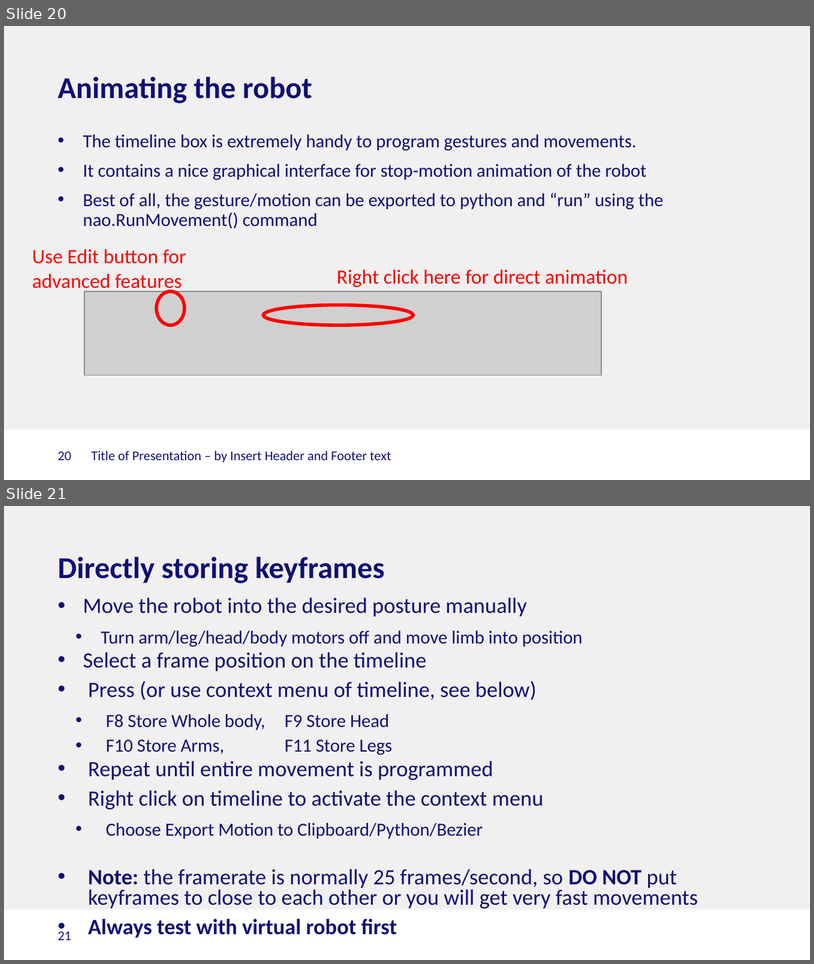
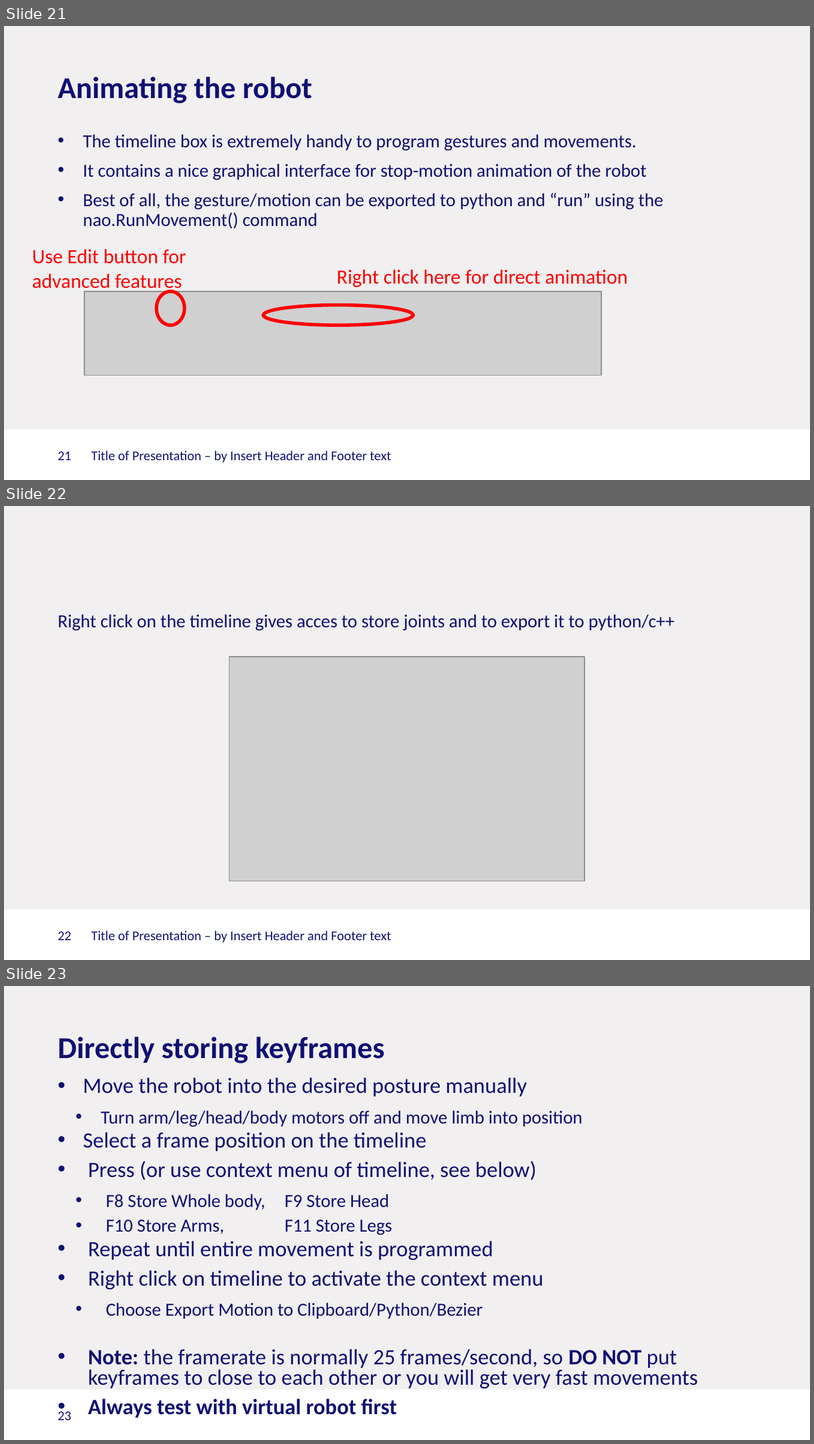
Before and after one commit to Rctue/nao-lib, a slide deck: Nao and Pepper.pptx. Shown one above the other, each under a label of ours: slides 20 and 21 before the commit, slides 21, 22 and 23 after it. The pictures are 814x964 and 814x1444 pixels, drawn with LibreOffice and Linux fonts; fonts in the diff are those of the drawing; grey boxes stand for pictures; background and template pictures are left out. Boxes give left, top, right and bottom in pixels: in the first picture for what was removed or moved away, otherwise in the second. Text is boxed around its words. In the diff, an @@ line names an element or a change of style, - is before the commit and + after.

```diff
--- a/Nao and Pepper.pptx
+++ b/Nao and Pepper.pptx
@@ slide 22 added at box(4, 506, 810, 960), background #F1EFEF; not listed: 1 template element that a slide beside it also shows @@
@@ text added at box(58, 614, 675, 631), 16.5 pt, text #101073 @@
+Right click on the timeline gives acces to store joints and to export it to python/c++
@@ picture added at box(229, 657, 585, 881) @@
@@ page number added at box(58, 931, 72, 940), 12 pt, text #101073 @@
+22
@@ text added at box(91, 930, 391, 942), 12 pt, text #101073 @@
+Title of Presentation – by Insert Header and Footer text
@@ what was slide 20 is now slide 21 @@
@@ page number at box(58, 451, 72, 460): text changed @@
-20
+21
@@ what was slide 21 is now slide 23 @@
@@ page number at box(58, 1411, 72, 1420): text changed @@
-21
+23
```
Also in this commit, not shown: 4 slides changed, 1 other slide added, 1 other file.
